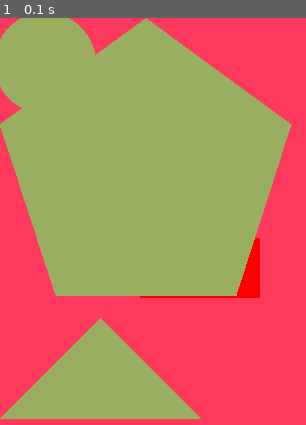
Above: before the commit, frame 1.
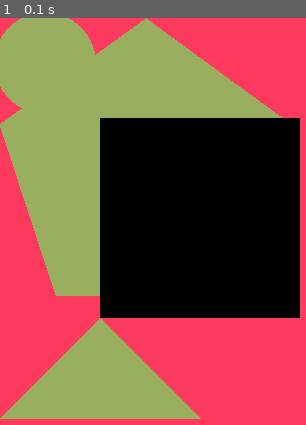
Above: after the commit, the same moment.

Repository: RiveroDev/Practica_Pygame
Game: pygame game, started from surface.py
Two runs of this game, one before a commit and one after it. Both use one fixed random seed, a clock stepped at 60 frames per second and the inputs below.
Inputs:
- Up to frame 1 (0.1 s): no input

The runs differ from the first frame. In frame 1, 32% of the frame differs, in the area x 32-99%, y 24-74%.

Commit message:
creando superficie 2

Diff:
--- a/surface.py
+++ b/surface.py
@@ -34,6 +34,10 @@
 # si se crean rectangulos con tuplas no se pueden usar las propiedades de Rect()\
 # es por esto que si se necesita usar un rectangulo con movimiento se crean con Rect()
 # si los rectangulos vas a ses fijos sin movimiento se crean por medio de tuplas
+#--------------------------------------------------------------------------
+
+surface2 = pygame.Surface((200,200))   # esta es una nueva superficie
+
 
 #-----------------------------------------------------------------------
 # este ciclo white es el bucle que esta a la escucha de todos los eventos en pantalla
@@ -46,7 +50,6 @@
 # dentro del bucle se coloca el color
 # tanto una tupla como la libreria color van dentro de fill()
     surface.fill(my_color)           #  .fill() resive un parameto y es el que pinta la pantalla
-
 
 #---------------------------------------------------------------------------
 # usar el modulo draw()
@@ -70,5 +73,10 @@
         (56,277),
         (0,106)))    # esto es un poligono de 5 puntas
 
+
+
+    surface.blit(surface2, (100,100))  # con esta comando creamo la superficie nuemro 2
+    # usando el blit() donde decimos que es la superfies 2 y agregamos una tupla que es la posicion donde se dibujara
+
     #----------------------------------------------------
     pygame.display.update()     # el .updata() es para que la pantalla se actualice y se ve el cambio
